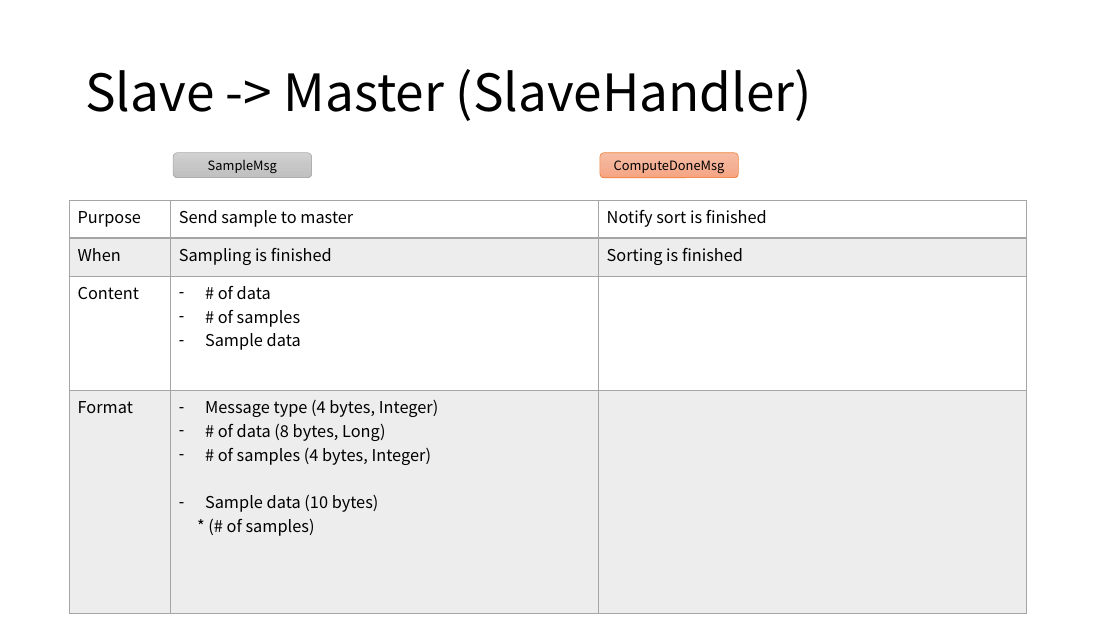
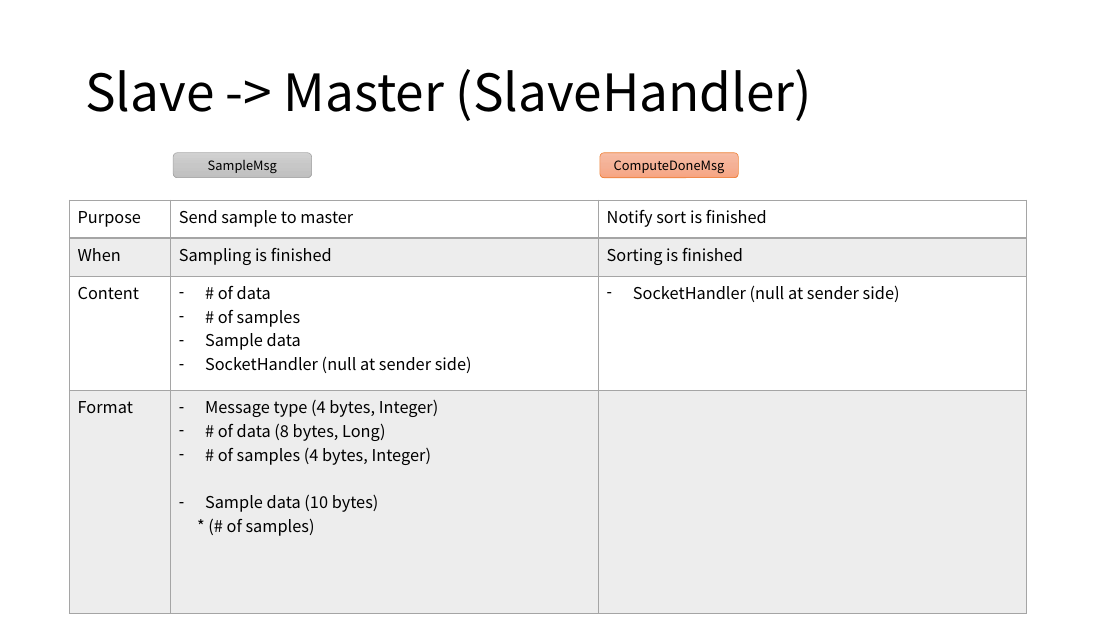
Before and after one commit to Eyebrowmoon/CS490, a slide deck: slide 4 of project.pptx. Drawn at 1120x630 pixels with LibreOffice and Linux fonts; fonts in the diff are those of the drawing. Boxes give left, top, right and bottom in pixels: in the first picture for what was removed or moved away, otherwise in the second. Text is boxed around its words. In the diff, an @@ line names an element or a change of style, - is before the commit and + after.

```diff
--- a/project.pptx
+++ b/project.pptx
@@ table at bbox=[69, 200, 1025, 613] @@
-row 3, column 2: # of data / # of samples / Sample data
+row 3, column 2: # of data / # of samples / Sample data / SocketHandler (null at sender side)
-row 3, column 3: 
+row 3, column 3: SocketHandler (null at sender side)
```
Also in this commit, not shown: 2 other slides changed, 1 slide added, 1 other file.
